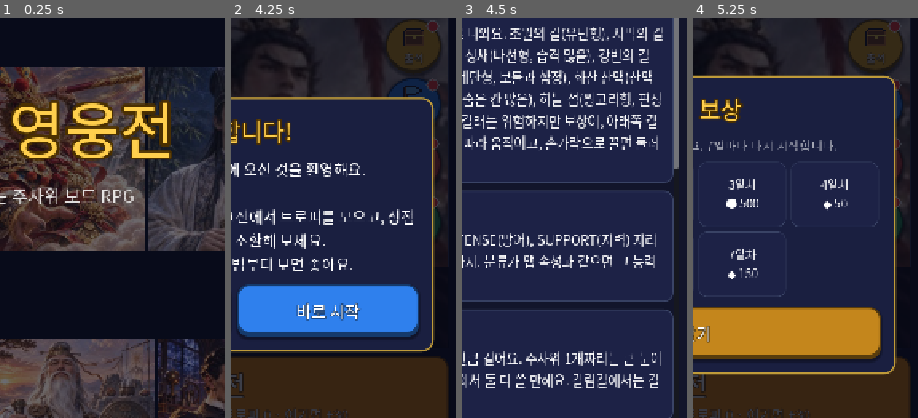
Above: before the commit, frames 1-4 (left to right).
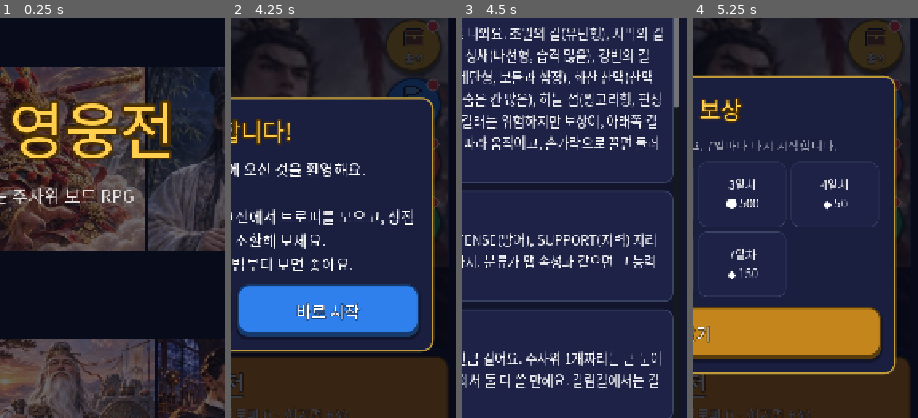
Above: after the commit, the same moments.

Repository: donto333/dice-heroes
Game: Godot game, scene res://scenes/main.tscn
Two runs of this game, one before a commit and one after it. Both use one fixed random seed, a clock stepped at 60 frames per second and the inputs below.
Inputs (mouse positions are % of the whole screen's width and height, from its top left):
- Up to frame 1 (0.25 s): no input
- Up to frame 2 (4.25 s): move the mouse to (72, 45) at 0.52 s; click (72, 45) at 0.67 s; click (50, 65) at 1.27 s; type "12" at 1.35 s; click "게스트로 시작하기" at 2 s; click (18, 81) at 2.75 s; click (18, 81) at 3.5 s
- Up to frame 3 (4.5 s): click "게임 방법 보기" at 4.25 s
- Up to frame 4 (5.25 s): click "돌아가기" at 5 s
The pictures show only the part of the screen within x 49-99%, y 24-74%; the shares and areas given below are measured in that part.

Frames 1-2 are identical in both runs. In frame 3, 0.3% of the frame differs, in the area x 94-97%, y 22-38%; in frame 4, nothing differs.

Commit message:
게임 방법에 모험·AI 난이도·매일 할 것·업적·카드 사용법 설명 추가
Co-Authored-By: Claude Fable 5.2 <noreply@anthropic.com>
Claude-Session: https://claude.ai/code/session_01JPWR7cTXQrxTawoDohtR95

Diff:
--- a/scripts/screens/help_screen.gd
+++ b/scripts/screens/help_screen.gd
@@ -10,9 +10,13 @@
 	["파티", "영웅 3명을 ATTACK(이동·공격), DEFENSE(방어), SUPPORT(지력) 자리에 앉혀요. ★ 합계(소환 포인트)는 6까지. 분류가 맵 속성과 같으면 그 능력에 +2."],
 	["이동", "ATTACK 영웅의 이동 주사위(1~2개)만큼 걸어요. 주사위 1개짜리는 큰 눈이 잘 나오고, 2개짜리는 작은 눈이 잘 나와서 둘 다 쓸 만해요. 갈림길에서는 길을 직접 골라요."],
 	["전투", "양쪽이 주사위를 굴려 합이 큰 쪽이 이겨요. 이동해 온 쪽이 공격. 지면 직전 거점으로 돌아가요. 상대 말을 지나칠 때는 싸울지 그냥 지나갈지 고를 수 있어요."],
-	["카드와 어빌리티", "아이템 카드는 손에 3장까지. 어빌리티는 게이지가 100%가 되면 한 턴에 하나 쓸 수 있어요. SUPPORT의 지력이 높을수록 게이지가 빨리 차고, 넘친 게이지는 모여서 카드가 돼요."],
+	["카드와 어빌리티", "아이템 카드는 손에 3장까지, 판 왼쪽에 세워져 있어요. 카드를 누르면 설명이 나오고 '사용'을 누르면 써요(내 차례, 주사위를 굴리기 전에만). 어빌리티는 게이지가 100%가 되면 한 턴에 하나 쓸 수 있어요. SUPPORT의 지력이 높을수록 게이지가 빨리 차고, 넘친 게이지는 모여서 카드가 돼요."],
 	["성장", "대전하면 골드와 경험치를 받아요. 상점에서 보석으로 영웅을 소환하고, 같은 영웅이 또 나오면 조각이 돼요. 조각과 골드로 강화하면 레벨 3에서 전투 +1, 레벨 5에서 +2."],
 	["랭크", "랭크전에서 이기면 트로피 +30, 지면 -20. 트로피가 쌓이면 티어가 오르고 상대 AI도 강해져요."],
+	["모험", "8장, 장마다 3판씩 모두 24판이에요. 장마다 맵과 수호자가 달라요. 이기면 ★1, 24턴 안에 이기면 ★1, 전투에서 한 번도 지지 않으면 ★1. 앞 장을 끝내야 다음 장이 열려요."],
+	["AI 연습전", "쉬움·보통·어려움을 골라요. 어려울수록 상대 영웅 레벨이 높고, 보상은 1배·1.5배·2배예요. 트로피는 변하지 않아요."],
+	["매일 할 것", "출석 보상, 일일 미션 6개, 행운의 룰렛(하루 한 번 무료, 보석으로 3번 더), 상점의 무료 소환 1회와 오늘의 특가(가진 영웅의 조각을 골드로). 로비 오른쪽의 동그란 버튼으로 바로 갈 수 있어요."],
+	["업적", "미션 화면 아래에 있어요. 승리 횟수, 영웅 모으기, 모험 별, 티어 같은 목표를 이루면 한 번씩 큰 보상을 받아요."],
 ]
 
 ## [아이콘, 이름, 설명]
